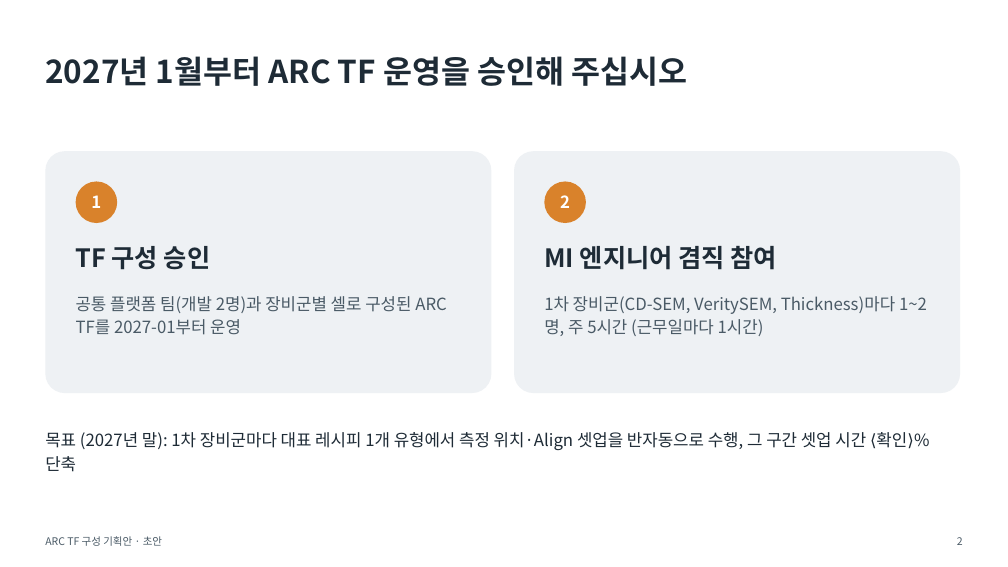
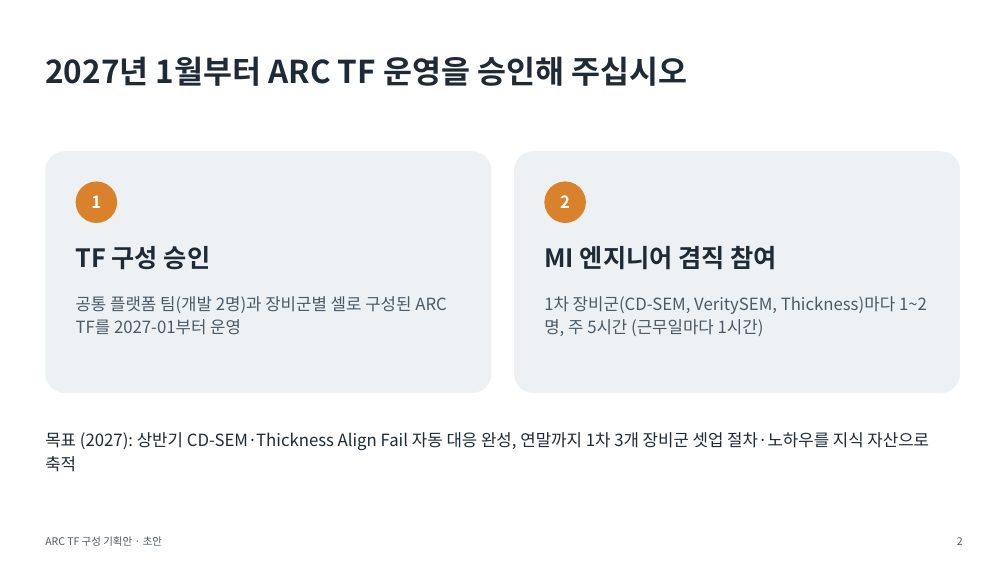
Before and after one commit to DarrenKoi/pm_notes, a slide deck: slide 2 of my-task/arc-tf/deliverables/arc-tf-proposal.pptx. Drawn at 1008x567 pixels with LibreOffice and Linux fonts; fonts in the diff are those of the drawing. Boxes give left, top, right and bottom in pixels: in the first picture for what was removed or moved away, otherwise in the second. Text is boxed around its words. In the diff, an @@ line names an element or a change of style, - is before the commit and + after.

```diff
--- a/my-task/arc-tf/deliverables/arc-tf-proposal.pptx
+++ b/my-task/arc-tf/deliverables/arc-tf-proposal.pptx
@@ text at (45,432,929,472): text changed @@
-목표 (2027년 말): 1차 장비군마다 대표 레시피 1개 유형에서 측정 위치·Align 셋업을 반자동으로 수행, 그 구간 셋업 시간 ⟨확인⟩% 단축
+목표 (2027): 상반기 CD-SEM·Thickness Align Fail 자동 대응 완성, 연말까지 1차 3개 장비군 셋업 절차·노하우를 지식 자산으로 축적
```
Also in this commit, not shown: 2 other slides changed, 10 other files.
